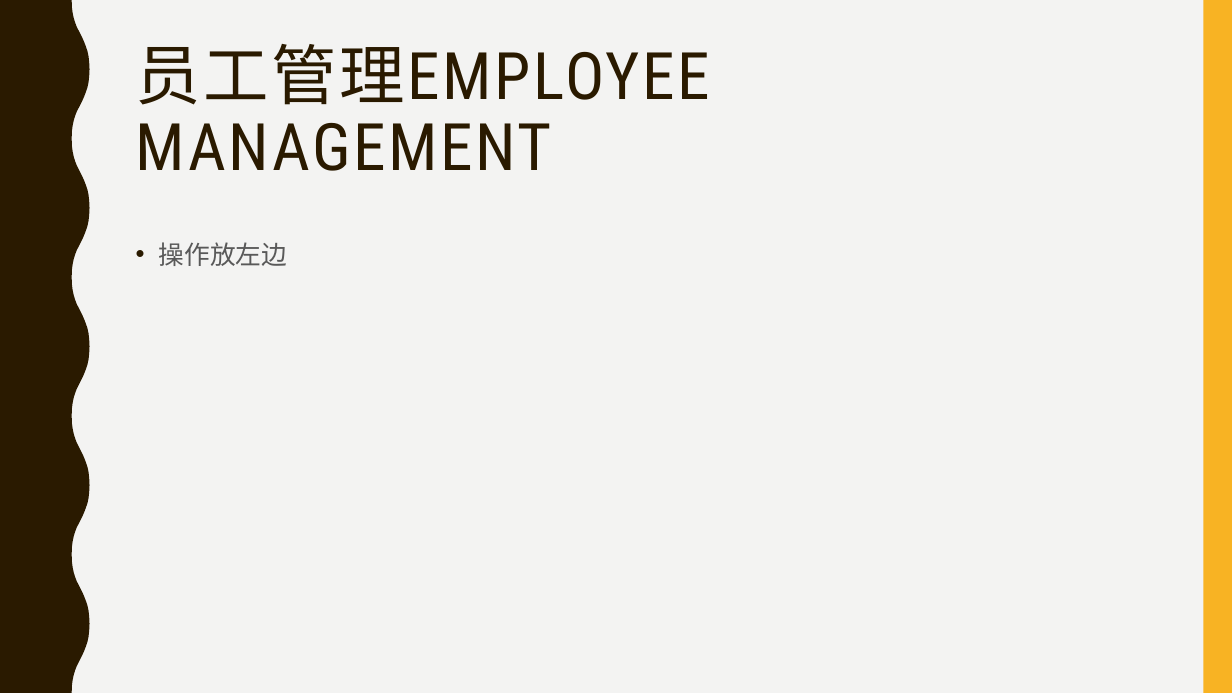
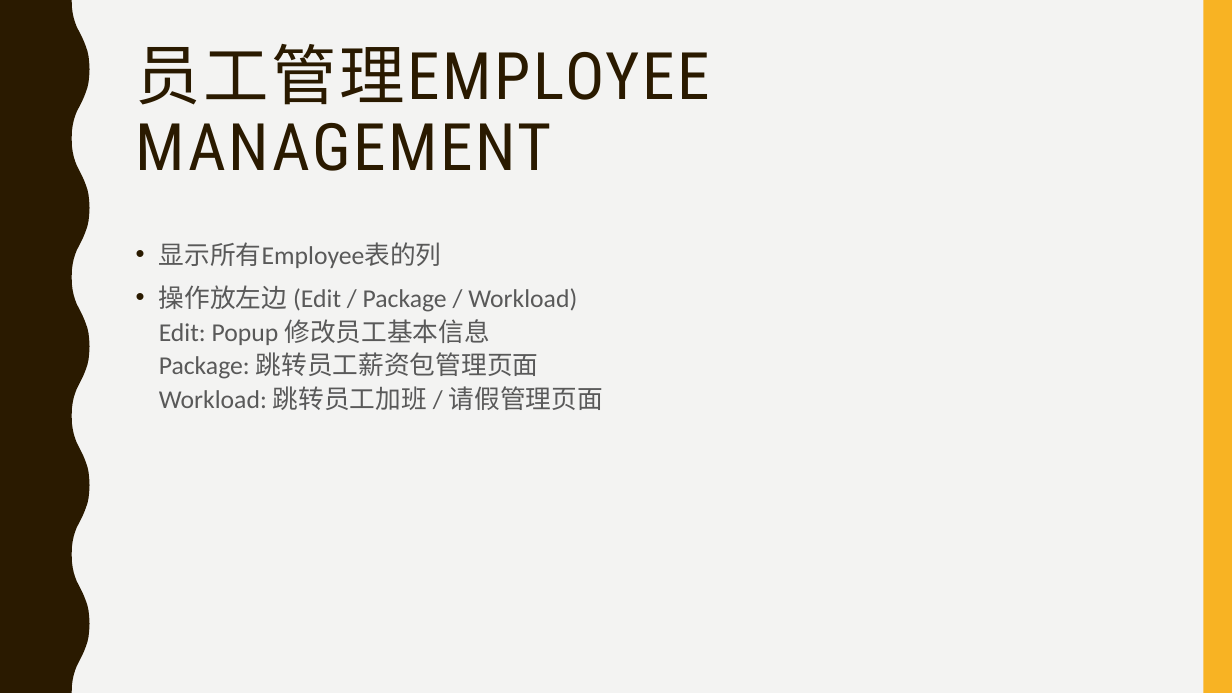
Before and after one commit to payrolls/payrolls.github.io, a slide deck: slide 7 of doc/Payroll Web UI.pptx. Drawn at 1232x693 pixels with LibreOffice and Linux fonts; fonts in the diff are those of the drawing. Boxes give left, top, right and bottom in pixels: in the first picture for what was removed or moved away, otherwise in the second. Text is boxed around its words. In the diff, an @@ line names an element or a change of style, - is before the commit and + after.

```diff
--- a/doc/Payroll Web UI.pptx
+++ b/doc/Payroll Web UI.pptx
@@ text at [159,242,603,410]: text changed @@
-• 操作放左边
+• 显示所有Employee表的列
+• 操作放左边 (Edit / Package / Workload)
+  Edit: Popup 修改员工基本信息
+  Package: 跳转员工薪资包管理页面
+  Workload: 跳转员工加班 / 请假管理页面
```
Also in this commit, not shown: 4 other slides changed, 1 other file.
